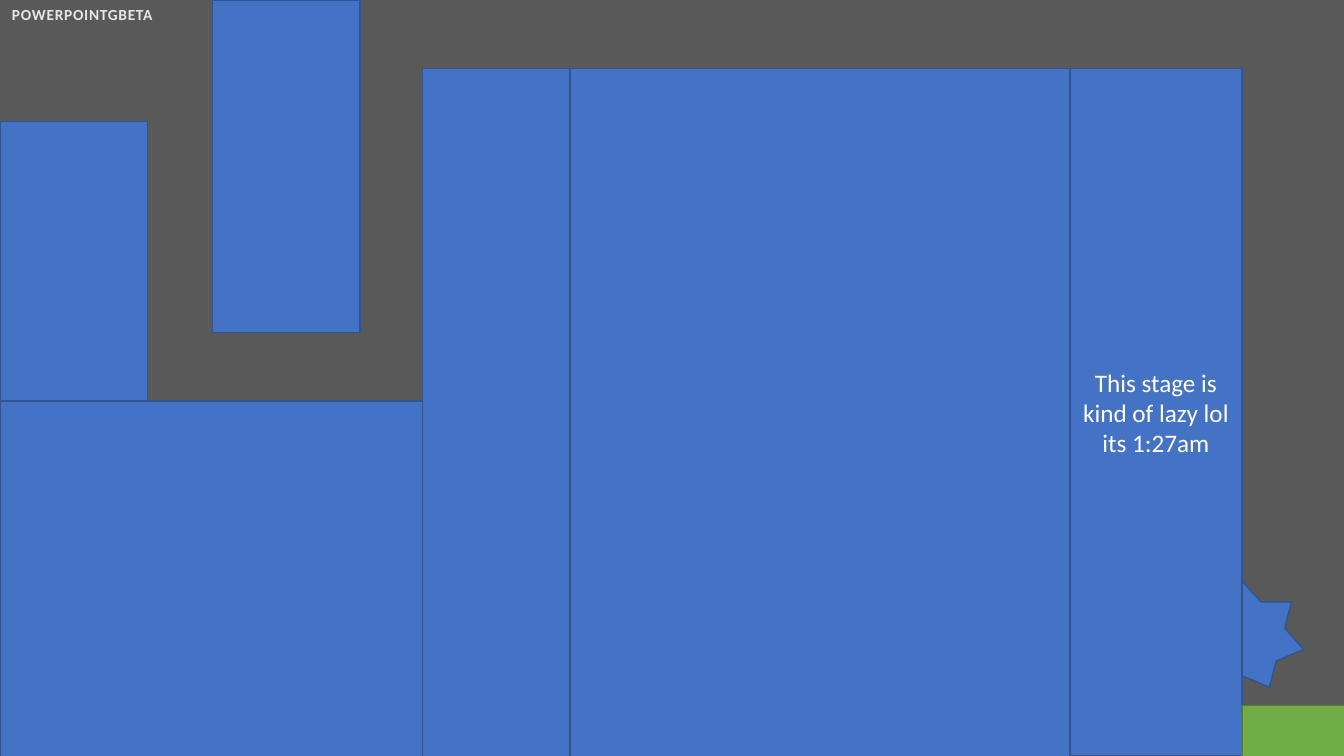
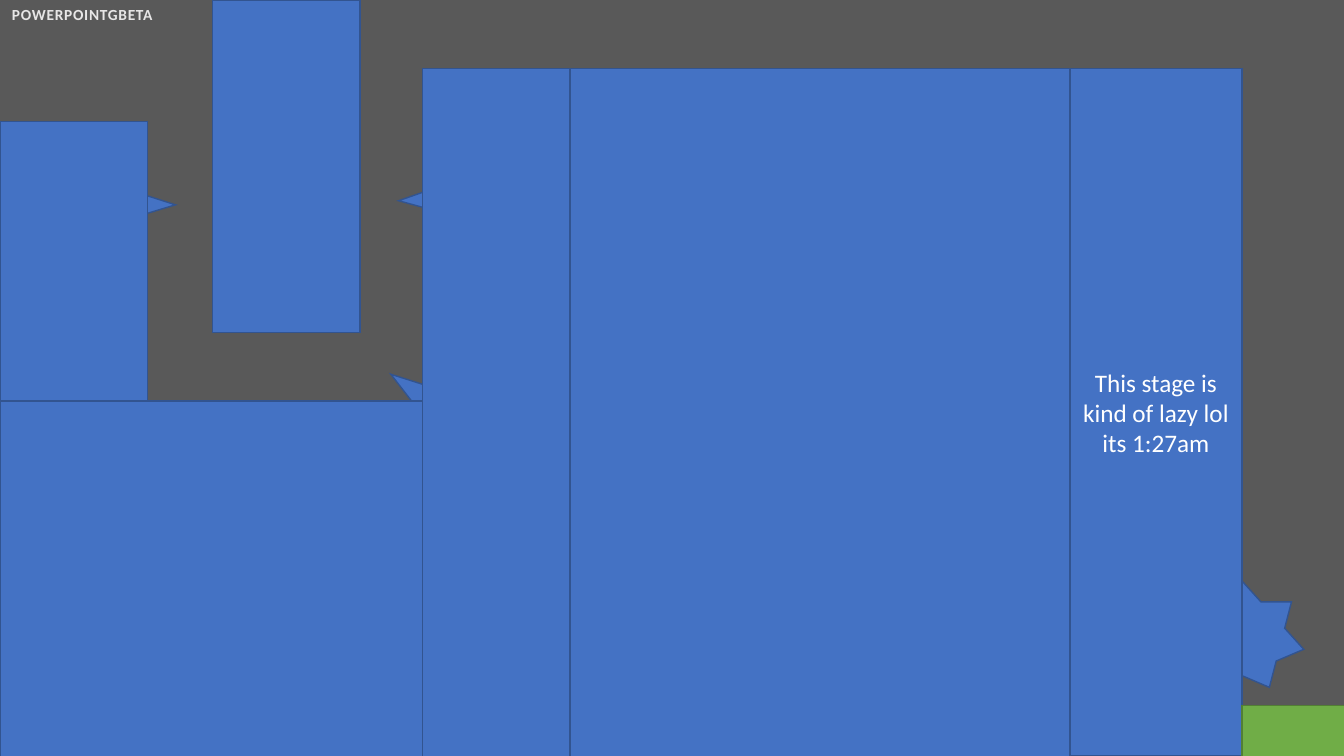
Before and after one commit to snooze789/My-powerpoint-games, a slide deck: slide 5 of the most creative powerpoint game.pptx. Drawn at 1344x756 pixels with LibreOffice and Linux fonts; fonts in the diff are those of the drawing. Boxes give left, top, right and bottom in pixels: in the first picture for what was removed or moved away, otherwise in the second. Text is boxed around its words. In the diff, an @@ line names an element or a change of style, - is before the commit and + after.

```diff
--- a/the most creative powerpoint game.pptx
+++ b/the most creative powerpoint game.pptx
@@ triangle added at (x1=77, y1=173, x2=176, y2=234), fill #4472C4, outline #325491 1 pt @@
@@ triangle added at (x1=399, y1=166, x2=498, y2=227), fill #4472C4, outline #325491 1 pt @@
@@ triangle added at (x1=375, y1=347, x2=491, y2=456), fill #4472C4, outline #325491 1 pt @@
```
Also in this commit, not shown: 3 slides added.
